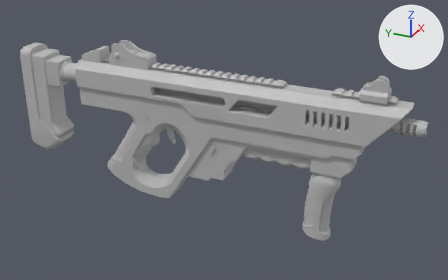
Renders of the FBX model Maya Project Files/Weapons/Exports/SMG/SMG_Main.fbx from each side of a commit.
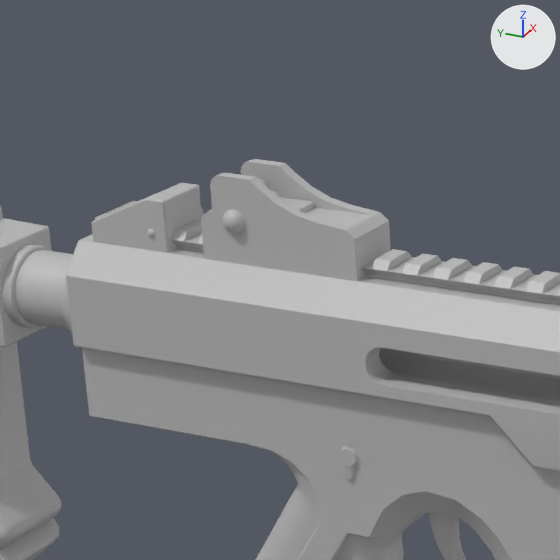
The first picture shows the older version from a 50 mm camera at (-0.604, -0.384, 0.329) aimed at (0.008, -0.109, 0.023). The close-ups show both versions on the part from 13% to 44% of the width and 0% to 50% of the height of that picture; other places that the commit changed are outside them. Every picture has the same lights, and +X, +Y and +Z are marked at upper right. Where no turn or scale is listed for an object, it has been applied to the vertices.

Names of what the first close-up shows: 'Ammo_Indicator', 'Body', 'Shotgun_Ironsight', 'Trigger'.
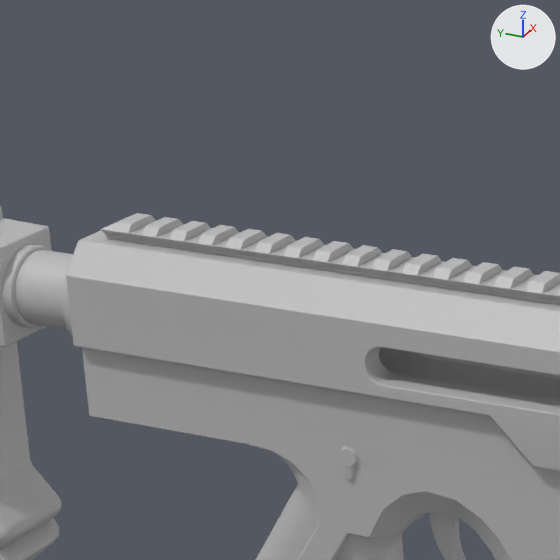
The newer file is also turned or shifted as a whole; pictures and numbers use the older file's frame.

Where the change shows, as pixel boxes [x1, y1, x2, y2] in the close-ups (560 x 560 px):
'Shotgun_Ironsight', deleted: before [201, 159, 391, 281]
'Ammo_Indicator', deleted: before [92, 183, 204, 253]

What changed in the scene script:
```text
Remove ob_shotgun_ironsight:
    ob_shotgun_ironsight = bpy.data.objects.new('Shotgun_Ironsight', me_mesh_006)
    ob_shotgun_ironsight.location = (0.0, 0.0058, 0.1029)
Remove ob_ammo_indicator:
    ob_ammo_indicator = bpy.data.objects.new('Ammo_Indicator', me_mesh_004)
    ob_ammo_indicator.location = (0.0, 0.0599, 0.1146)
```
